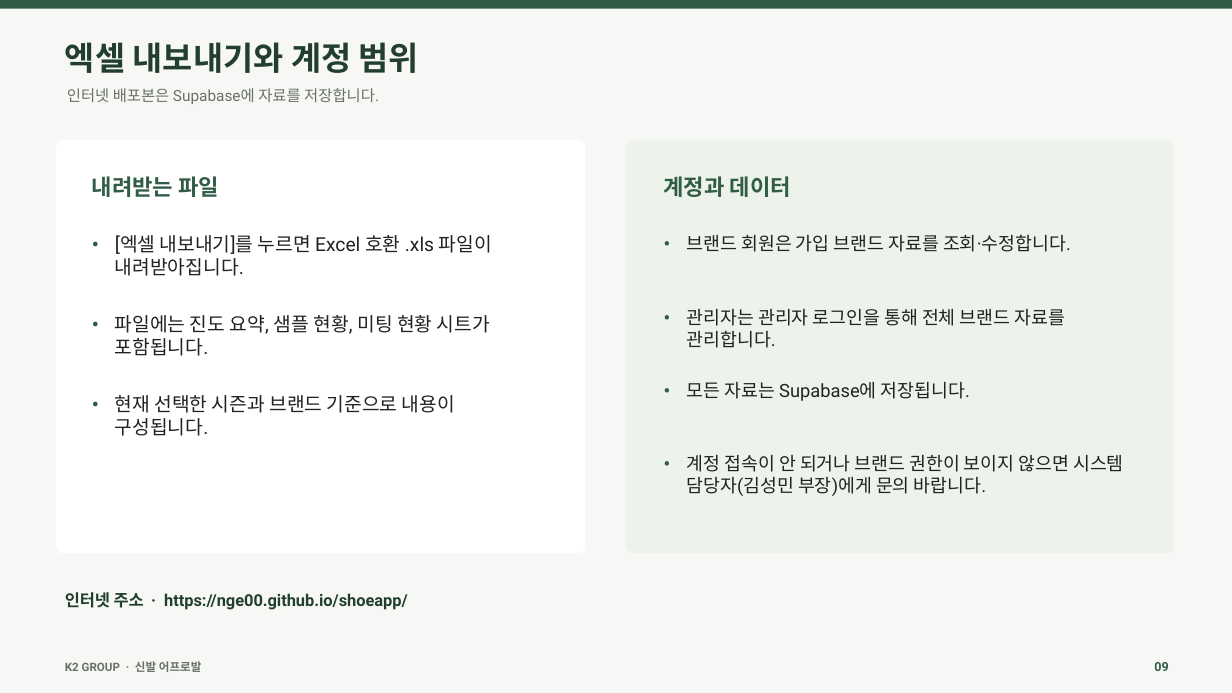
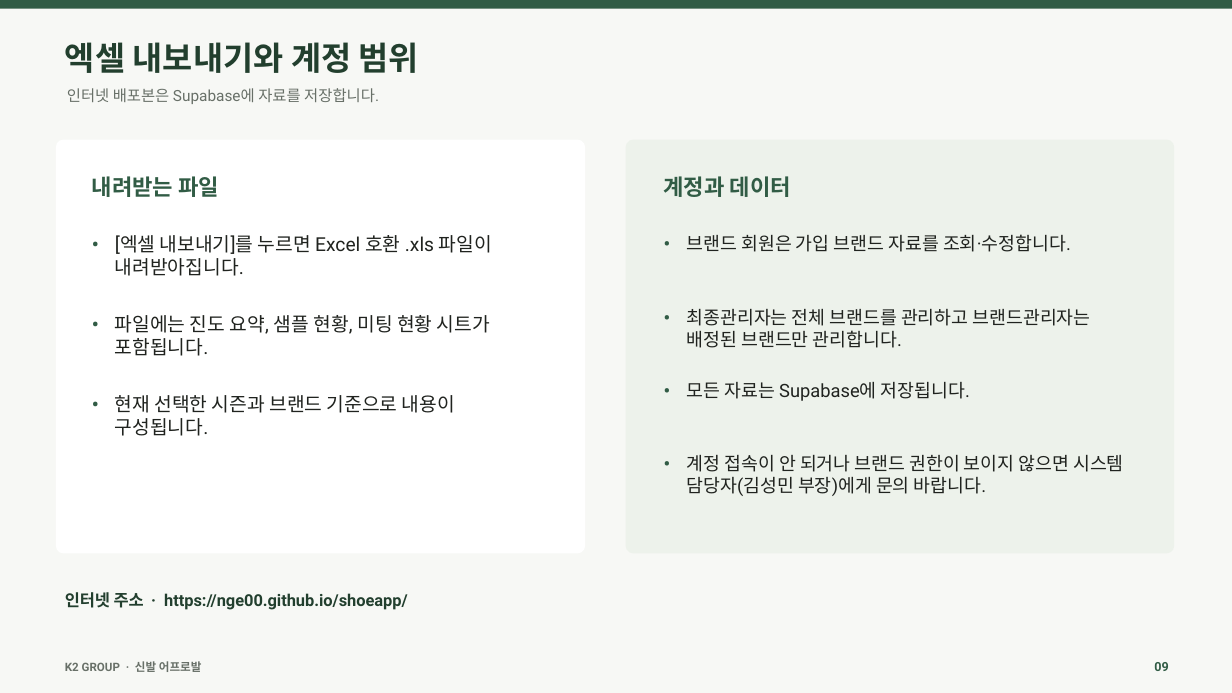
Before and after one commit to nge00/shoeapp, a slide deck: slide 9 of K2그룹 신발어프로발 인터넷 사용자매뉴얼_2026-10-29.pptx. Drawn at 1232x693 pixels with LibreOffice and Linux fonts; fonts in the diff are those of the drawing. Boxes give left, top, right and bottom in pixels: in the first picture for what was removed or moved away, otherwise in the second. Text is boxed around its words. In the diff, an @@ line names an element or a change of style, - is before the commit and + after.

```diff
--- a/K2그룹 신발어프로발 인터넷 사용자매뉴얼_2026-10-29.pptx
+++ b/K2그룹 신발어프로발 인터넷 사용자매뉴얼_2026-10-29.pptx
@@ text at [687,309,1091,348]: text changed @@
-관리자는 관리자 로그인을 통해 전체 브랜드 자료를 관리합니다.
+최종관리자는 전체 브랜드를 관리하고 브랜드관리자는 배정된 브랜드만 관리합니다.
```
Also in this commit, not shown: 2 other slides changed, 2 slides added, 2 other files.
